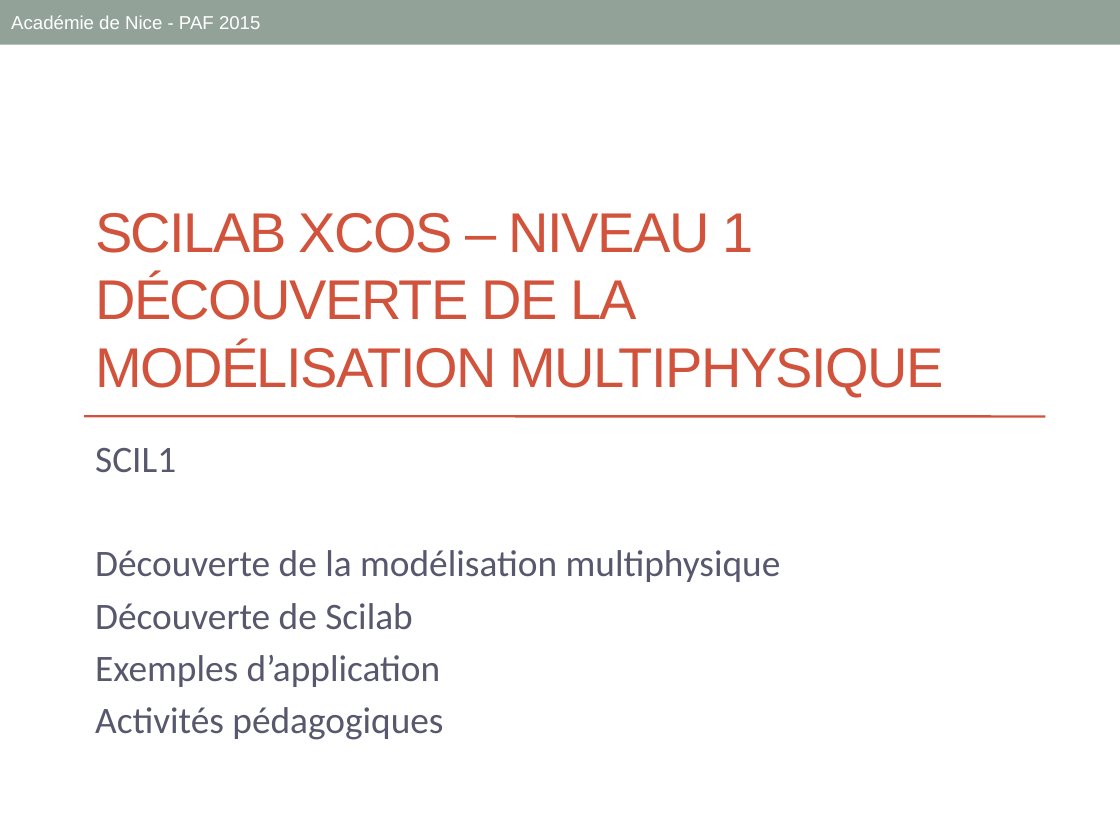
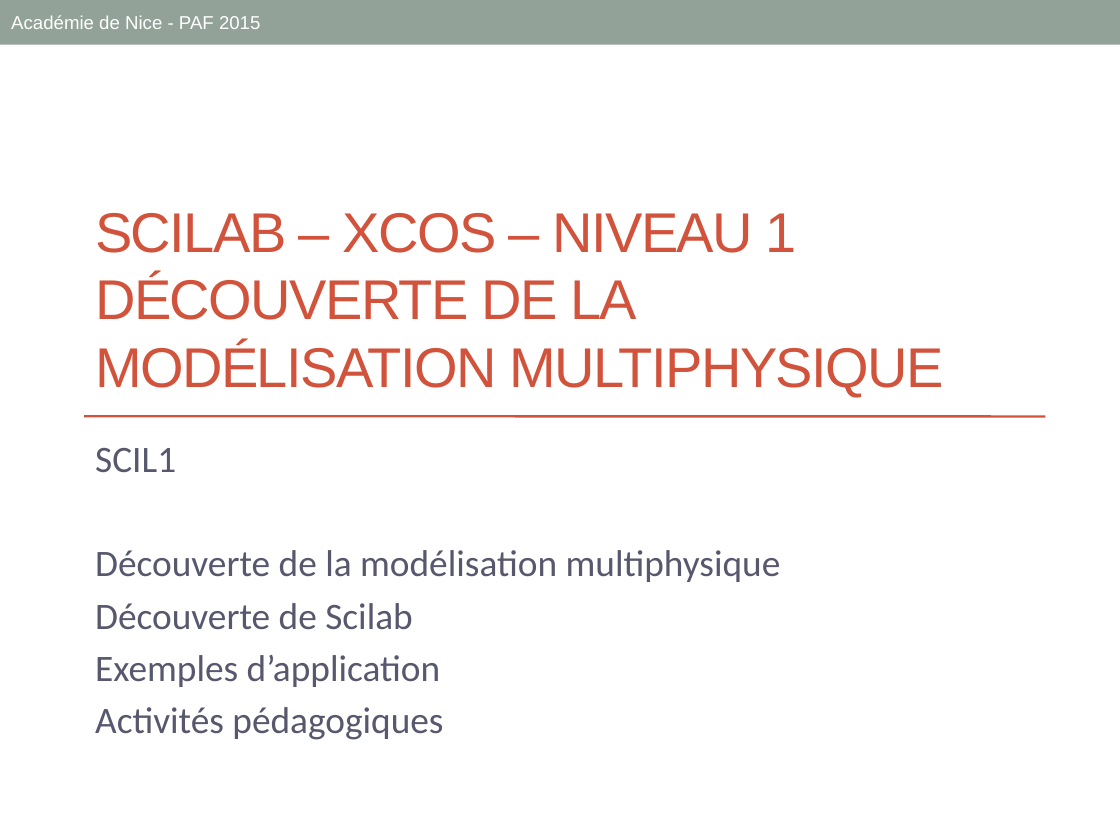
Before and after one commit to xpessoles/Formations, a slide deck: slide 1 of 01_ModelisationMultiphysique/Administratif/SCIL1_PPT.pptx. Drawn at 1120x840 pixels with LibreOffice and Linux fonts; fonts in the diff are those of the drawing. Boxes give left, top, right and bottom in pixels: in the first picture for what was removed or moved away, otherwise in the second. Text is boxed around its words. In the diff, an @@ line names an element or a change of style, - is before the commit and + after.

```diff
--- a/01_ModelisationMultiphysique/Administratif/SCIL1_PPT.pptx
+++ b/01_ModelisationMultiphysique/Administratif/SCIL1_PPT.pptx
@@ title at [95,213,943,397]: text changed @@
-SCILAB XCOS – NIVEAU 1
-DÉCOUVERTE DE LA MODÉLISATION MULTIPHYSIQUE
+SCILAB – XCOS – NIVEAU 1
+DÉCOUVERTE DE LA MODÉLISATION MULTIPHYSIQUE
```
Also in this commit, not shown: 2 other slides changed, 1 slide added, 1 slide removed, 8 other files.
